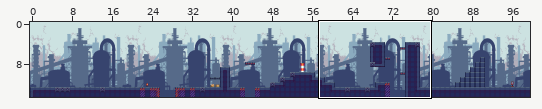
A Tiled map gets an edit: GameDevelopment/citm_desvj_project_template-L08/Output/Assets/Maps/nivel1.tmx. Above: a wide view before the commit, with the close-up outlined.
Close-up. Earlier state:
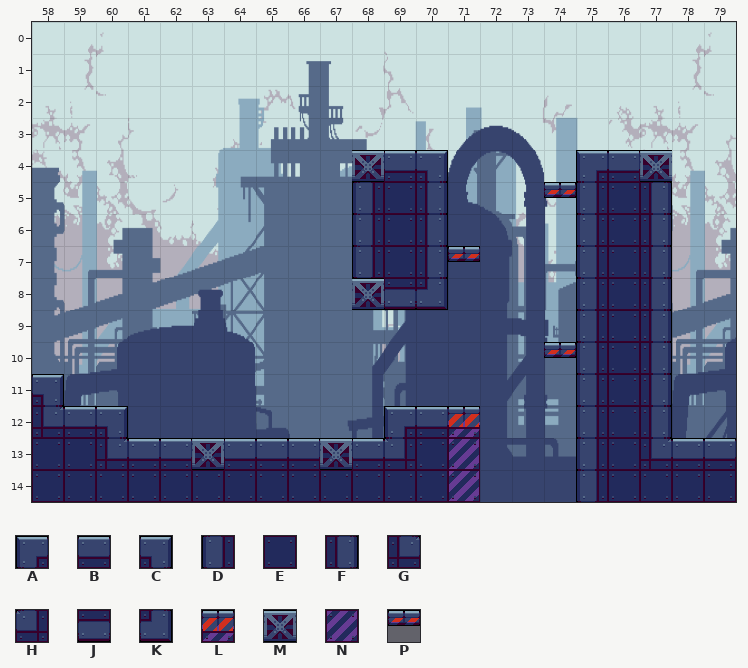
Cells are 32x32 px. Shown: x 58..79, y 0..14. The commit also changed other parts of the map, which this record leaves out.
Key: from "IndustrialTile": A 3, B 4, C 5, D 12, E 13, F 14, G 15, H 16, J 22, K 23, L 31, M 35, N 40, P 80.
_ is an empty cell.
Layers that did not change in this view are not listed.
Layer "Plataforma" before, first column x 58:
 0 ______________________
 1 ______________________
 2 ______________________
 3 ______________________
 4 __________MBC____ABM__
 5 __________DEF___PDEF__
 6 __________DEF____DEF__
 7 __________DEFP___DEF__
 8 __________MJK____DEF__
 9 _________________DEF__
10 ________________PDEF__
11 C________________DEF__
12 GBC________ABL___DEF__
13 EEGBBMBBBMBHEN___DEGBB
14 EEEEEEEEEEEEEN___DEEEE
The same view after the edit:
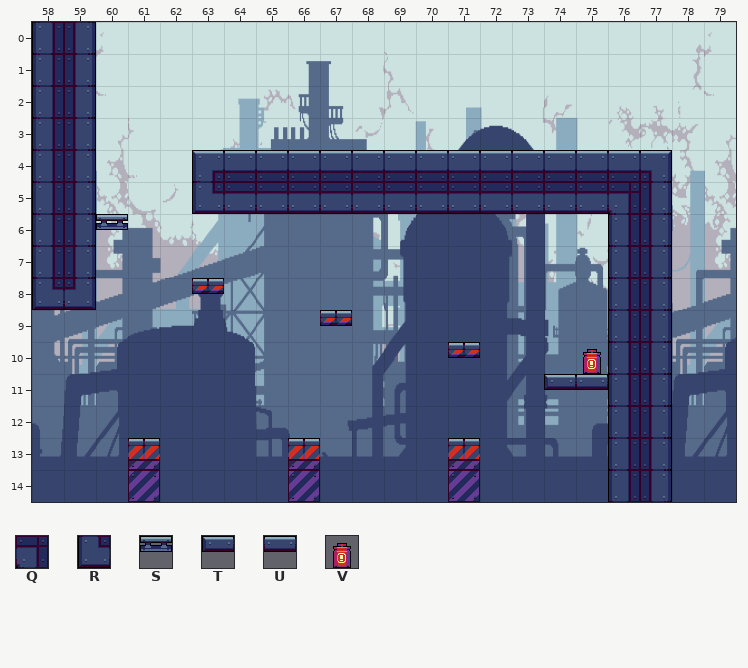
Further tiles: from "IndustrialTile": Q 7, R 21, S 26, T 76, U 77; from "Objects": V 1.
What changed:
{"where": "layer \"Plataforma\""}
{"y":0,"x":58,"old":"__","new":"DF"}
{"y":1,"x":58,"old":"__","new":"DF"}
{"y":2,"x":58,"old":"__","new":"DF"}
{"y":3,"x":58,"old":"__","new":"DF"}
{"y":4,"x":58,"old":"__","new":"DF"}
{"y":4,"x":63,"old":"_____M","new":"ABBBBB"}
{"y":4,"x":70,"old":"C____A","new":"BBBBBB"}
{"y":4,"x":77,"old":"M","new":"C"}
{"y":5,"x":58,"old":"__","new":"DF"}
{"y":5,"x":63,"old":"_____DEF___PDE","new":"RJJJJJJJJJJJJQ"}
{"y":6,"x":58,"old":"___","new":"DFS"}
{"y":6,"x":68,"old":"DEF","new":"___"}
{"y":6,"x":75,"old":"DE","new":"_D"}
{"y":7,"x":58,"old":"__","new":"DF"}
{"y":7,"x":68,"old":"DEFP","new":"____"}
{"y":7,"x":75,"old":"DE","new":"_D"}
{"y":8,"x":58,"old":"__","new":"RK"}
{"y":8,"x":63,"old":"_","new":"P"}
{"y":8,"x":68,"old":"MJK","new":"___"}
{"y":8,"x":75,"old":"DE","new":"_D"}
{"y":9,"x":67,"old":"_","new":"P"}
{"y":9,"x":75,"old":"DE","new":"_D"}
{"y":10,"x":71,"old":"_","new":"P"}
{"y":10,"x":74,"old":"PDE","new":"_VD"}
{"y":11,"x":58,"old":"C","new":"_"}
{"y":11,"x":74,"old":"_DE","new":"TUD"}
{"y":12,"x":58,"old":"GBC","new":"___"}
{"y":12,"x":69,"old":"ABL","new":"___"}
{"y":12,"x":75,"old":"DE","new":"_D"}
{"y":13,"x":58,"old":"EEGBBMBBBMBHEN","new":"___L____L____L"}
{"y":13,"x":75,"old":"DEGBB","new":"_DF__"}
{"y":14,"x":58,"old":"EEEEEEEEEEEEE","new":"___N____N____"}
{"y":14,"x":75,"old":"DEEEE","new":"_DF__"}
{"label":"changed","picture_box":[32,22,736,502]}
